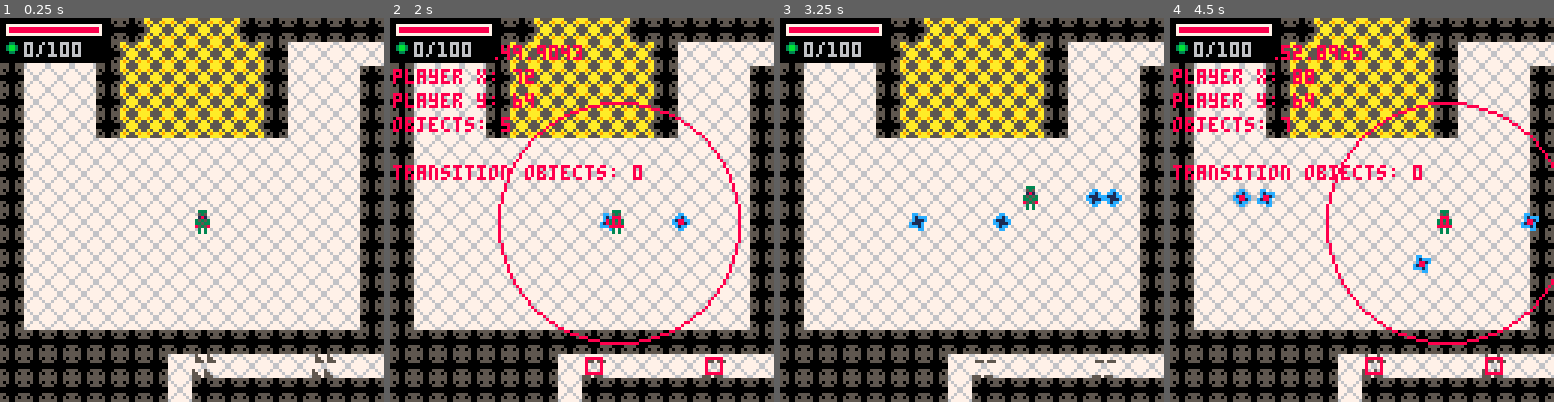
Above: before the commit, frames 1-4 (left to right).
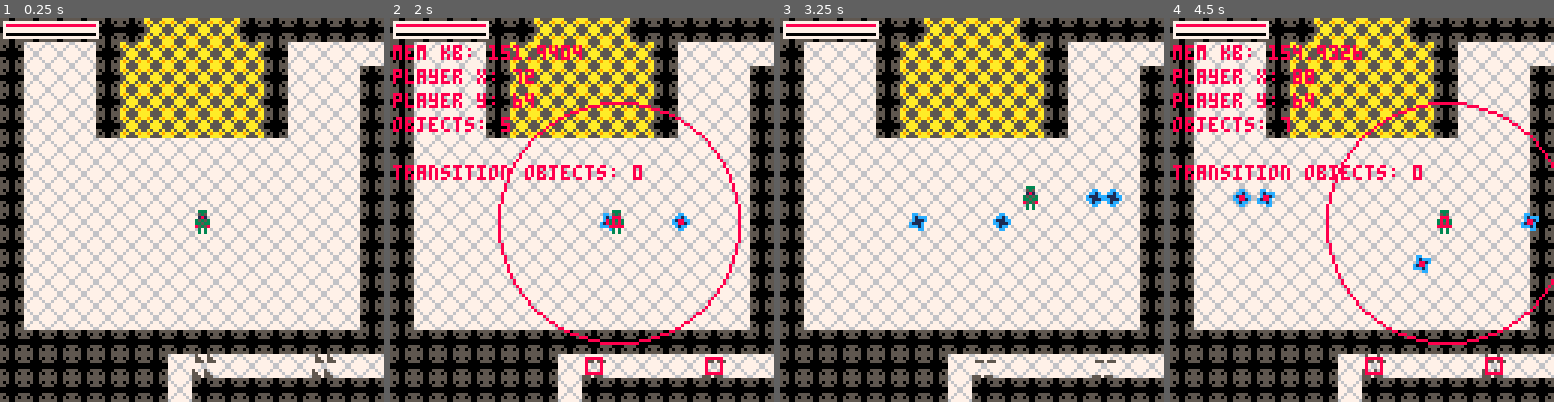
Above: after the commit, the same moments.

Repository: rledford/pico-door
Game: PICO-8 cartridge door.p8
Two runs of this game, one before a commit and one after it. Both use one fixed random seed, a clock stepped at 60 frames per second and the inputs below.
Inputs:
- Up to frame 1 (0.25 s): no input
- Up to frame 2 (2 s): tap X (X key) at 0.33, 1.07, 1.85 s; tap O (Z key) at 0.7, 1.7 s; hold Right from 1.6 s (still down)
- Up to frame 3 (3.25 s): release Right at 2.1 s; tap O (Z key) at 2.1, 2.5, 2.9 s; hold Up 2.15-2.42 s; hold Right 2.47-3.03 s; tap X (X key) at 2.97 s; hold Left from 3.08 s (still down)
- Up to frame 4 (4.5 s): tap O (Z key) at 3.3, 3.7, 4.1 s; release Left at 3.58 s; hold Down 3.63-3.97 s; hold Right from 4.02 s (still down); tap X (X key) at 4.08 s

The runs differ from the first frame. In frame 1, 2.8% of the frame differs, in the area x 0-28%, y 0-12%; in frame 2, 3.1%, in the area x 0-50%, y 0-12%; in frame 3, 2.8%; in frame 4, 3.0%.

Commit message:
Create random enemies on room load. Update hp pickup sprite. Add expiration to pickups and animate faster when close to expire.

Diff:
--- a/door.p8
+++ b/door.p8
@@ -33,10 +33,11 @@
 -- [x] add health pickup
 -- [x] enemies have low chance to drop health pickup
 -- [x] add player projectiles bounce off walls
--- [x] swap player and xp drops to gem
--- [x] cap max player gem (upgradable)
+-- [x] swap player and xp drops to gems
+-- [x] cap max player gems (upgradable)
 -- [x] make enemies drop gems
 -- [x] gems not picked up explode if player dies
+-- [] immediately create random enemies on spawn points when player enters room
 -- [] add npc vendor
 -- [] add vendor purchase window
 -- [] add tile or use X input to activate vendor purchase window when next to vendor
@@ -208,8 +209,8 @@
 		this.anim = make_animation({32})
 		this.hurt_collidable = false
 		this.level = 1
-		this.gem = 0
-		this.max_gem = 100
+		this.gems = 0
+		this.max_gems = 10
 		this.dead = false
 	end,
 	take_damage=function(this, amt)
@@ -299,11 +300,16 @@
 pickup_type = {
 	init=function(this)
 		this.pickup_range = 0
+		this.expiration_time = 500
+		this.expiration_timer = this.expiration_time
 	end,
 	update=function(this)
-		if player.dead then
+		this.expiration_timer -= 1
+		this.anim.frame_time = this.expiration_timer/this.expiration_time <= 0.25 and 4 or this.anim.frame_time
+		if player.dead or this.expiration_timer <= 0 then
 			make_particle_group(this.x, this.y, this.anim.frames[this.anim.current_frame], 100)
 			destroy_object(this)
+			return
 		end
 		if get_range(this, player) <= this.pickup_range then
 			local dir = get_direction(this, player)
@@ -321,10 +327,10 @@
 	return pickup
 end
 
-function make_gem_pickkup(x, y, amount)
+function make_gems_pickkup(x, y, amount)
 	local pickup = make_pickup(x, y, make_animation({28,29}, 10), SCREEN_SIZE)
 	local on_pickup = function(player)
-		player.gem += amount
+		player.gems = clamp(player.gems + amount, 0, player.max_gems)
 		destroy_object(pickup)
 	end
 	pickup.hitbox={x=2,y=2,w=3,h=3}
@@ -333,7 +339,7 @@
 end
 
 function make_hp_pickup(x, y, amount)
-	local pickup = make_pickup(x, y, make_animation({9}), 16)
+	local pickup = make_pickup(x, y, make_animation({9,10}, 16), 12)
 	local on_pickup = function(player)
 		player.hp = clamp(player.hp + amount, player.hp, player.max_hp)
 		destroy_object(pickup)
@@ -761,6 +767,7 @@
 	for i=1,count(enemy_types) do
 		add(sp.enemy_types, enemy_types[i])
 	end
+	init_object(rnd(sp.enemy_types), x, y)
 	return sp
 end
 
@@ -852,7 +859,7 @@
 					if rnd(1000) > 900 then
 						make_hp_pickup(obj.x,obj.y,1)
 					else
-						make_gem_pickkup(obj.x,obj.y,1)
+						make_gems_pickkup(obj.x,obj.y,1)
 					end
 					sfx(4)
 				end
@@ -1134,16 +1141,14 @@
 	if player == nil then
 		return
 	end
-	rectfill(camera_pos.x, camera_pos.y, camera_pos.x + TILE_SIZE * 4 + 2, camera_pos.y + TILE_SIZE * 2 - 2, 0)
 	draw_hp_bar()
-	spr(28, camera_pos.x, camera_pos.y + 2 + 4)
-	print(player.gem.."/"..player.max_gem, camera_pos.x + 8, camera_pos.y + 8, 6)
+	draw_gems_bar()
 end
 
 function draw_hp_bar()
-	local pad = 2
+	local pad = 1
 	local w = 31
-	local h = 3
+	local h = 2
 	rectfill(camera_pos.x + pad, camera_pos.y + pad, camera_pos.x + w + pad, camera_pos.y + h + pad, 0)
 	rectfill(camera_pos.x + pad, camera_pos.y + pad, camera_pos.x + pad + flr(player.hp/player.max_hp*w), camera_pos.y + h + pad, 8)
 	if player.is_hurt and (player.hurt_duration_timer%4 == 0) then
@@ -1151,6 +1156,16 @@
 	end
 	rect(camera_pos.x + pad, camera_pos.y + pad, camera_pos.x + w + pad, camera_pos.y + h + pad, 7)
 	pal()
+end
+
+function draw_gems_bar()
+	local yoffset = 3
+	local pad = 1
+	local w = 31
+	local h = 2
+	rectfill(camera_pos.x + pad, camera_pos.y + pad + yoffset, camera_pos.x + w + pad, camera_pos.y + h + pad + yoffset, 0)
+	rectfill(camera_pos.x + pad, camera_pos.y + pad + yoffset, camera_pos.x + pad + flr(player.gems/player.max_gems*w), camera_pos.y + h + pad + yoffset, 11)
+	rect(camera_pos.x + pad, camera_pos.y + pad + yoffset, camera_pos.x + w + pad, camera_pos.y + h + pad + yoffset, 7)
 end
 
 -- rooms --
@@ -1375,13 +1390,13 @@
 	return {x=flr(dest.x-pos.x),y=flr(dest.y-pos.y)}
 end
 __gfx__
-0000000055500555677777764474474467777776aa5555aa67766776090000900900009008800880088008800085880000858800880000886666666669a99a96
-0000000050500505767777677744447776777767a9a55a9a76555567909090099909909988888888800880080858858008588580800000086444444664944946
-00700700550000557767767747477474755575555a5aa5a5755665570000009009000000888888888000000805787780057877800000000049a99a9440000004
-000770000000000077766777447777447776677755aaaa5565677656090900000000909088888888800000080568765005687650000000004494494440000004
-000770000000000077766777447777447776677755aaaa55656776560000909009090000088888800800008008777750087777500000000049a99a9449a99a94
-00700700550000557767767747477474776776775a5aa5a5755665570900000000000090008888000080080005877850058778500000000049a99a9449a99a94
-0000000050500505767777677744447776777767a9a55a9a765555679009090999909099000880000008800005858580058585808000000849a99a9449a99a94
+0000000055500555677777764474474467777776aa5555aa67766776090000900900009000220220008808800085880000858800880000886666666669a99a96
+0000000050500505767777677744447776777767a9a55a9a76555567909090099909909902882882082282280858858008588580800000086444444664944946
+00700700550000557767767747477474755575555a5aa5a5755665570000009009000000028888820822222805787780057877800000000049a99a9440000004
+000770000000000077766777447777447776677755aaaa5565677656090900000000909002888882082222280568765005687650000000004494494440000004
+000770000000000077766777447777447776677755aaaa55656776560000909009090000002888200082228008777750087777500000000049a99a9449a99a94
+00700700550000557767767747477474776776775a5aa5a5755665570900000000000090000282000008280005877850058778500000000049a99a9449a99a94
+0000000050500505767777677744447776777767a9a55a9a765555679009090999909099000020000000800005858580058585808000000849a99a9449a99a94
 0000000055500555677777764474474455575556aa5555aa67766776090000900900009000000000000000000855858008558580880000884444444444444444
 000000000000000005000500677667766776677600cccc0000cccc0000cccc0000cccc0000000000000000000000000000000000000000000000000000000000
 0000000005000500055005507ffffff7767777670c0cccc00c00ccc00c000cc00c0000c0000000000000000000000000000000000000000000cc0000000cc000
